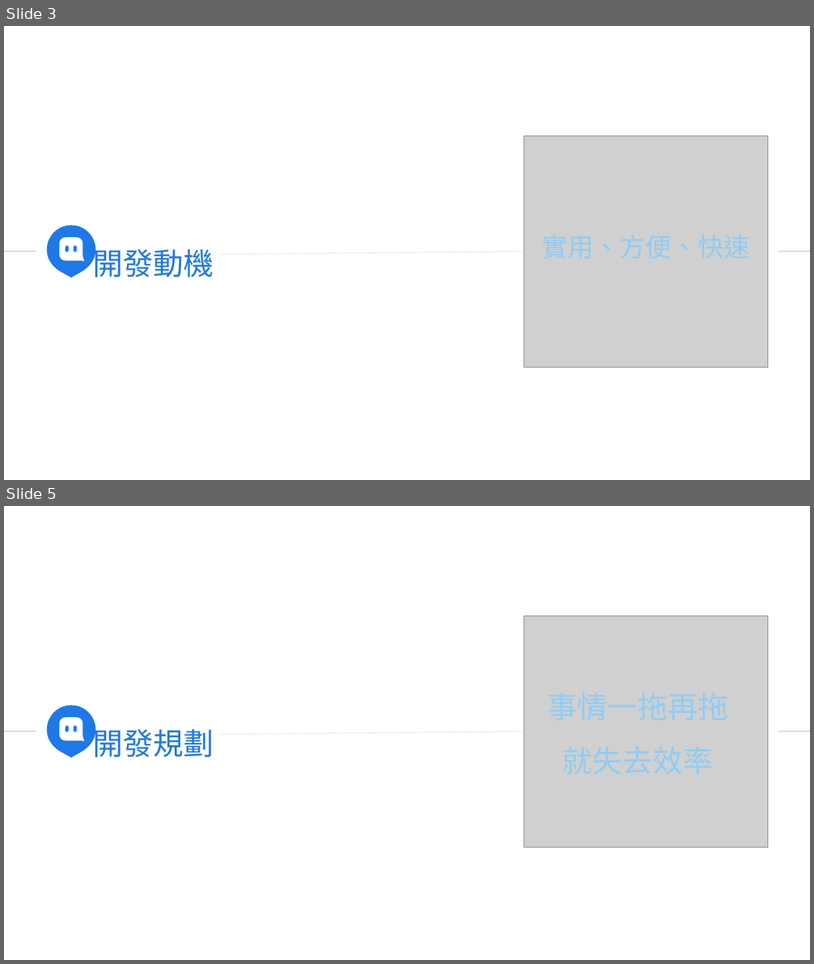
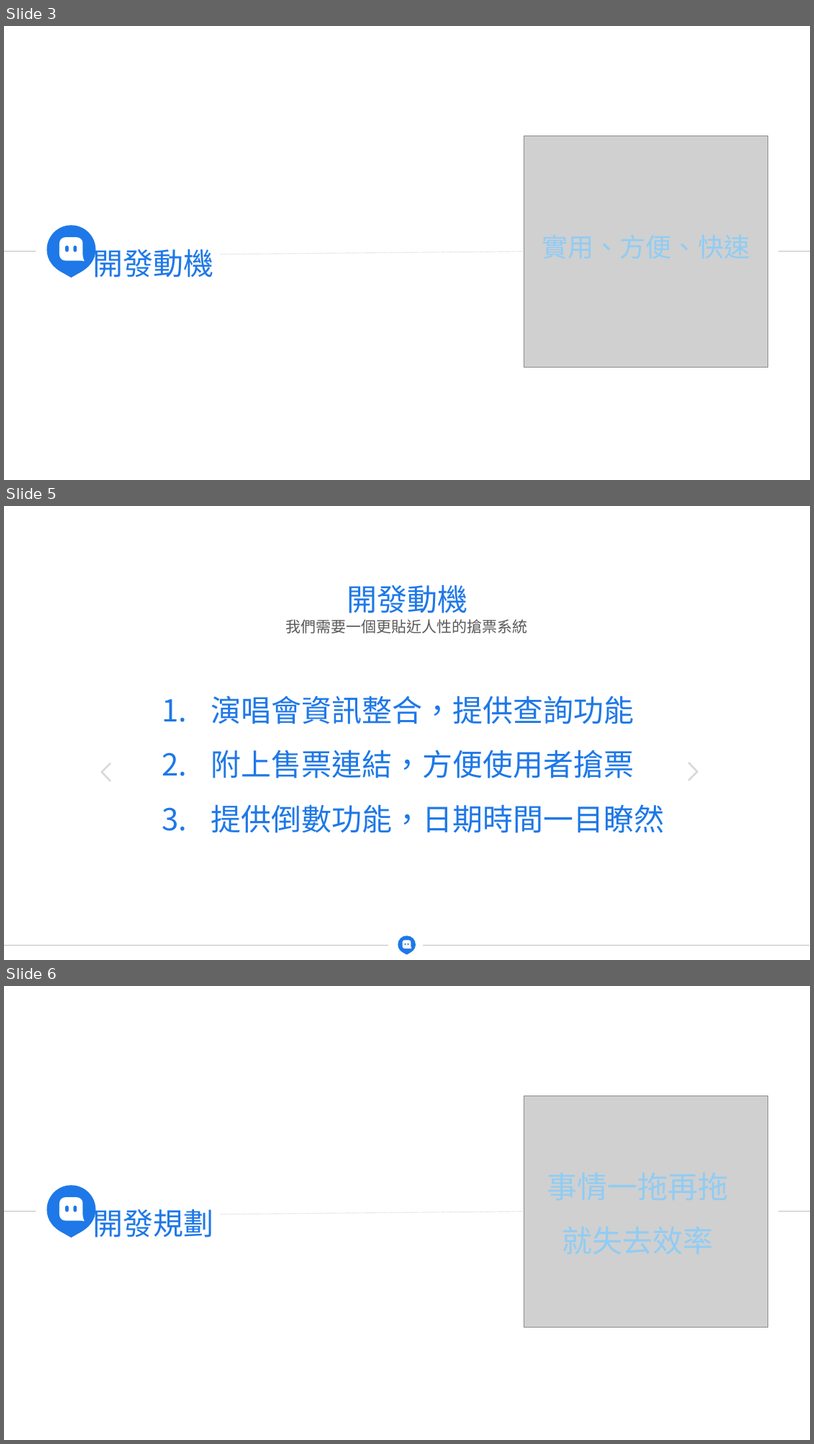
Before and after one commit to nozomi396/ntustFinalProject, a slide deck: 網頁製作PPT.pptx. Shown one above the other, each under a label of ours: slides 3 and 5 before the commit, slides 3, 5 and 6 after it; the slides between them are not shown. The pictures are 814x964 and 814x1444 pixels, drawn with LibreOffice and Linux fonts; fonts in the diff are those of the drawing; grey boxes stand for pictures. Boxes give left, top, right and bottom in pixels: in the first picture for what was removed or moved away, otherwise in the second. Text is boxed around its words. In the diff, an @@ line names an element or a change of style, - is before the commit and + after.

```diff
--- a/網頁製作PPT.pptx
+++ b/網頁製作PPT.pptx
@@ slide 5 added at box(4, 506, 810, 960), background #FFFFFF @@
@@ text added at box(347, 584, 468, 613), 36 pt, text #1E78E8 @@
+開發動機
@@ text added at box(286, 619, 528, 633), 18 pt, text #595959 @@
+我們需要一個更貼近人性的搶票系統
@@ text added at box(211, 695, 664, 833), 36 pt, text #1E78E8 @@
+1. 演唱會資訊整合，提供查詢功能
+2. 附上售票連結，方便使用者搶票
+3. 提供倒數功能，日期時間一目瞭然
@@ line added from (111, 763) to (101, 772), #D9D9D9 2.25 pt @@
@@ line added from (698, 772) to (689, 762), #D9D9D9 2.25 pt @@
@@ line added from (101, 772) to (111, 781), #D9D9D9 2.25 pt @@
@@ line added from (689, 780) to (698, 771), #D9D9D9 2.25 pt @@
@@ freeform shape added at box(399, 936, 416, 955), fill #1E78E8 @@
@@ line added from (4, 945) to (388, 945), #BFBFBF 1 pt @@
@@ freeform shape added at box(403, 939, 412, 948), fill #FFFFFD @@
@@ line added from (423, 945) to (810, 945), #BFBFBF 1 pt @@
@@ what was slide 5 is now slide 6 @@
```
Also in this commit, not shown: 1 slide changed.
